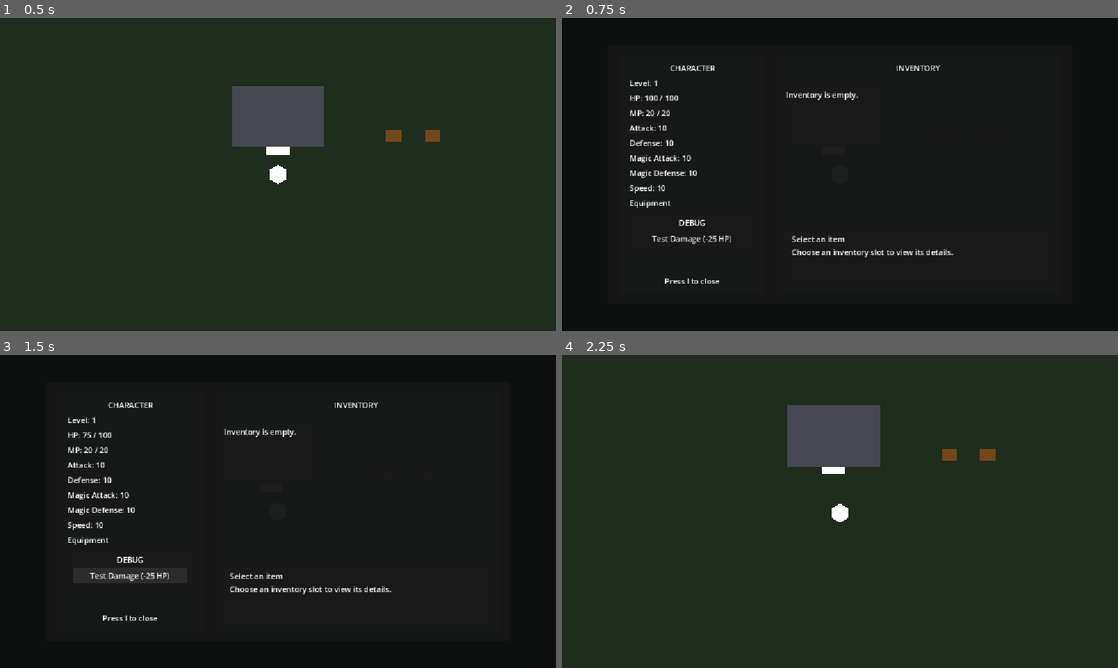
Above: before the commit, frames 1-4 (two rows, left to right).
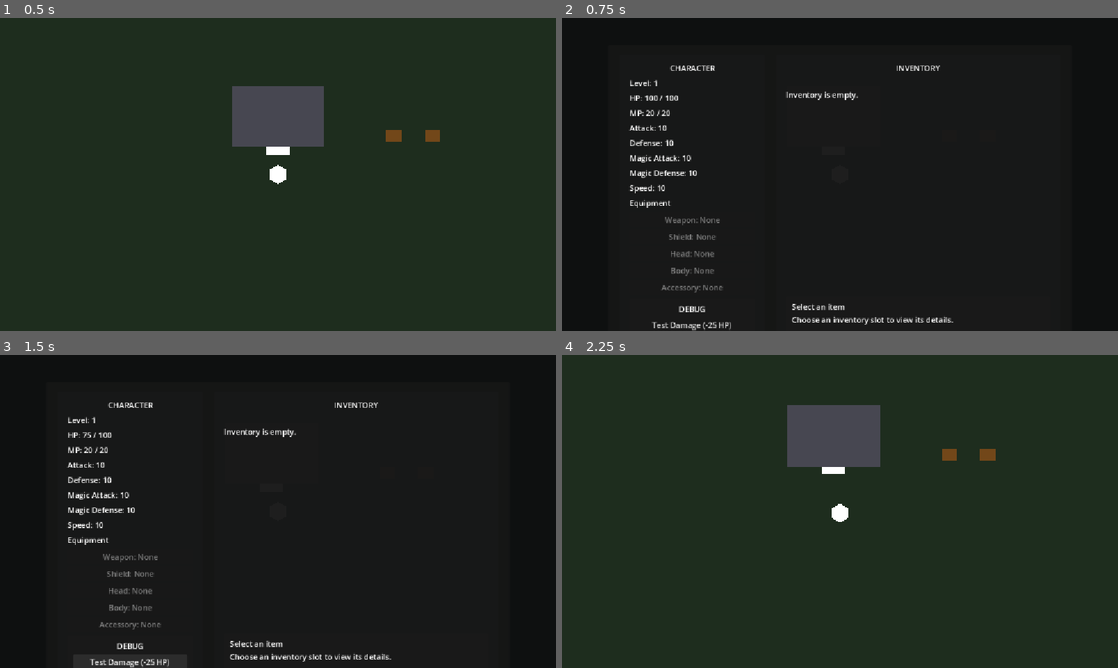
Above: after the commit, the same moments.

Repository: salexume94-pixel/Scripts
Game: Godot game, scene res://scenes/World.tscn
The game is run twice, just before and just after one commit, with the same random seed, the same clock (stepped at 60 frames per second) and the same inputs.
Inputs:
- Up to frame 1 (0.5 s): no input
- Up to frame 2 (0.75 s): tap Enter at 0.5 s; hold Right (ui_right) from 0.53 s (still down); tap I at 0.6 s
- Up to frame 3 (1.5 s): release Right (ui_right) at 1.25 s; click "Test Damage (-25 HP)" at 1.25 s
- Up to frame 4 (2.25 s): tap I at 2 s; hold Down (ui_down) from 2.03 s (still down); tap E at 2.1 s

Frame 1 is identical in both runs. In frame 2, 1.9% of the frame differs, in the area x 16-71%, y 63-100%; in frame 3, 2.6%, in the area x 13-71%, y 63-100%; in frame 4, nothing differs.
Error before the commit: Cannot call method 'get_children' on a null value. (res://ui/inventory_character_hud.gd:310)

Commit message:
Add equipment slots and item comparison UI

Diff:
--- a/ui/InventoryCharacterHUD.tscn
+++ b/ui/InventoryCharacterHUD.tscn
@@ -99,10 +99,9 @@
 layout_mode = 2
 text = "Weapon: None"
 
-[node name="UnequipButton" type="Button" parent="Screen/Panel/Margin/Columns/CharacterPanel/CharacterMargin/CharacterVBox"]
-layout_mode = 2
-text = "Unequip Weapon"
-visible = false
+[node name="EquipmentGrid" type="VBoxContainer" parent="Screen/Panel/Margin/Columns/CharacterPanel/CharacterMargin/CharacterVBox"]
+layout_mode = 2
+theme_override_constants/separation = 4
 
 [node name="DebugPanel" type="PanelContainer" parent="Screen/Panel/Margin/Columns/CharacterPanel/CharacterMargin/CharacterVBox"]
 layout_mode = 2
@@ -192,6 +191,11 @@
 layout_mode = 2
 text = ""
 
+[node name="ItemComparison" type="Label" parent="Screen/Panel/Margin/Columns/InventoryPanel/InventoryMargin/InventoryVBox/ItemDetails/DetailsMargin/DetailsVBox"]
+layout_mode = 2
+text = ""
+autowrap_mode = 2
+
 [node name="ItemActionButton" type="Button" parent="Screen/Panel/Margin/Columns/InventoryPanel/InventoryMargin/InventoryVBox"]
 layout_mode = 2
 text = "Use"
